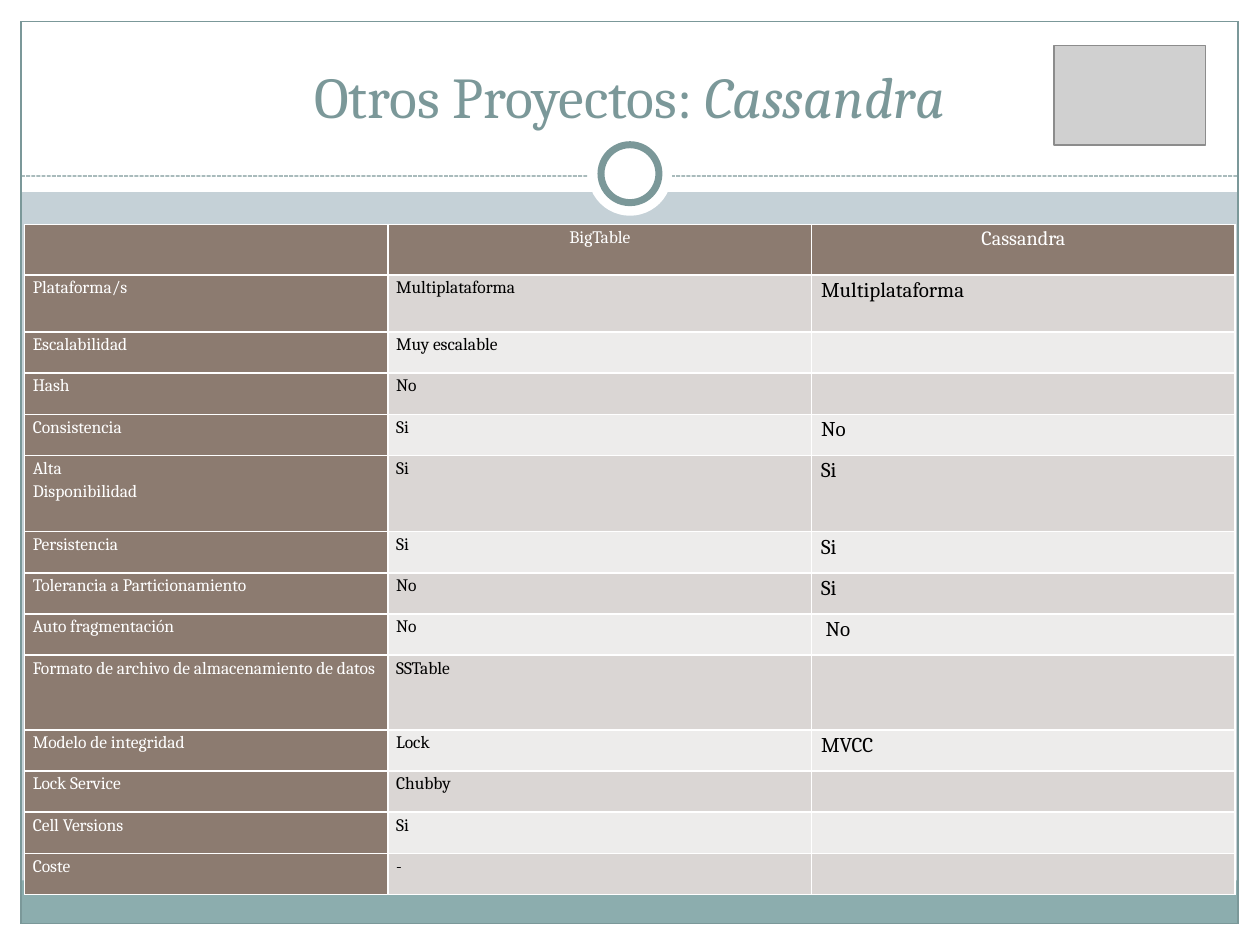
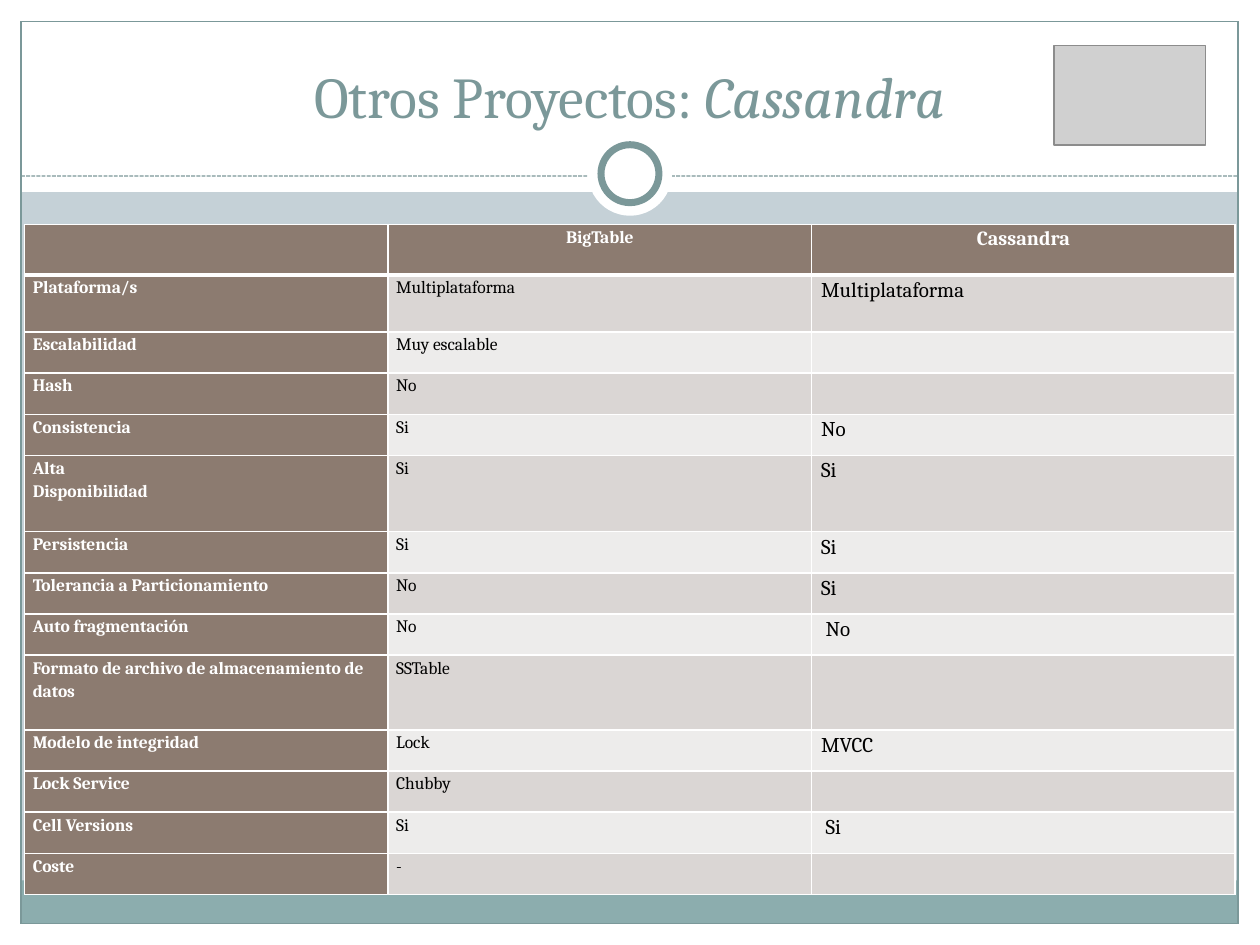
Before and after one commit to Transistores-de-silicio/Trabajo-MABD, a slide deck: slide 31 of BigTable.pptx (slide 30 before the commit). Drawn at 1260x945 pixels with LibreOffice and Linux fonts; fonts in the diff are those of the drawing; grey boxes stand for pictures. Boxes give left, top, right and bottom in pixels: in the first picture for what was removed or moved away, otherwise in the second. Text is boxed around its words. In the diff, an @@ line names an element or a change of style, - is before the commit and + after.

```diff
--- a/BigTable.pptx
+++ b/BigTable.pptx
@@ table at [25, 224, 1235, 895] @@
-row 13, column 3: 
+row 13, column 3: Si
@@ bold on in "BigTable", "Cassandra", "Plataforma/s", "Escalabilidad" and 12 more places @@
```
Also in this commit, not shown: 14 other slides changed, 1 slide added, 2 other files.
